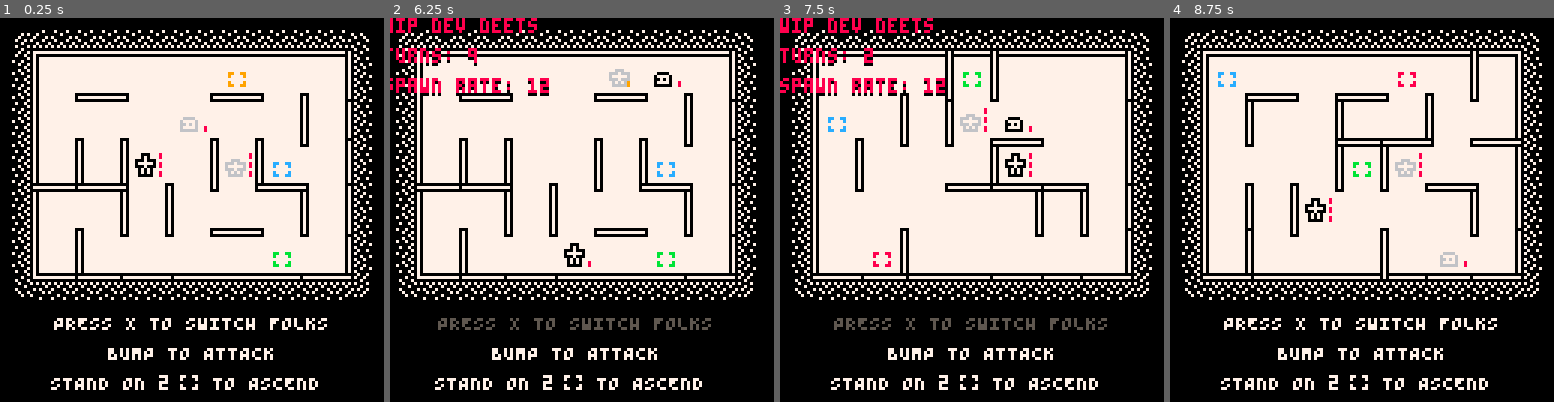
Above: before the commit, frames 1-4 (left to right).
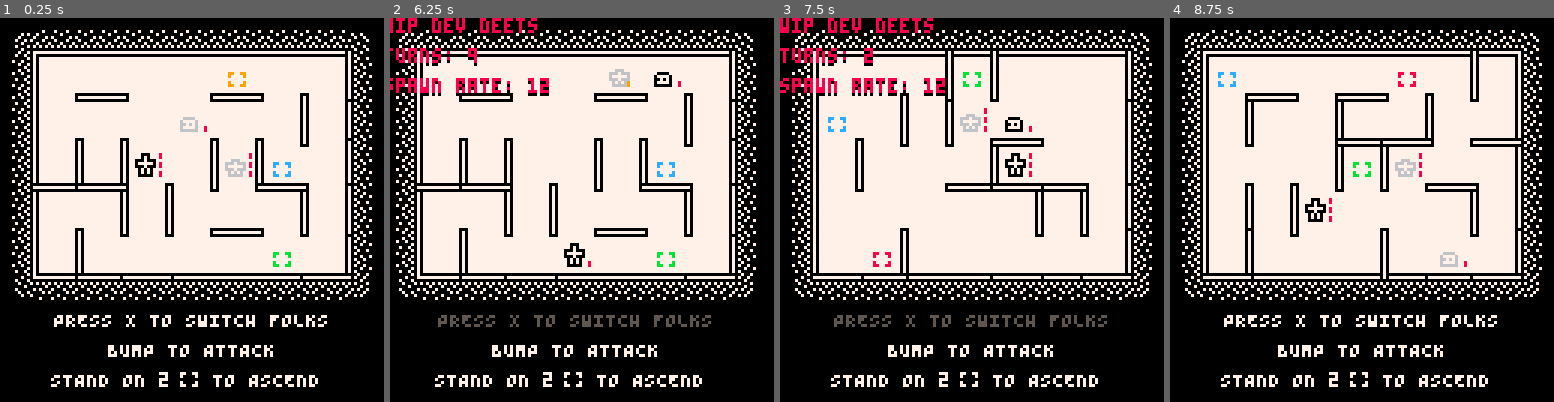
Above: after the commit, the same moments.

Repository: taylordolan/grid-folks
Game: PICO-8 cartridge grid_folks.p8
The game is run twice, just before and just after one commit, with the same random seed, the same clock (stepped at 60 frames per second) and the same inputs.
Inputs:
- Up to frame 1 (0.25 s): no input
- Up to frame 2 (6.25 s): tap X (X key) at 0.33, 1.07, 1.85, 2.97, 4.08, 5.2 s; tap O (Z key) at 0.7, 1.7, 2.1, 2.5, 2.9, 3.3, 3.7, 4.1, 4.5, 4.9, 5.3, 5.7, 6.1 s; hold Right 1.6-2.1 s; hold Up 2.15-2.42 s; hold Right 2.47-3.03 s; hold Left 3.08-3.58 s; hold Down 3.63-3.97 s; hold Right 4.02-4.68 s; hold Up 4.73-5.03 s; hold Left 5.08-5.68 s; hold Down 5.73-6.03 s; hold Right from 6.08 s (still down)
- Up to frame 3 (7.5 s): tap X (X key) at 6.32, 7.43 s; tap O (Z key) at 6.5, 6.9, 7.3 s; release Right at 6.58 s; hold Right 6.63-7.13 s; hold Up 7.18-7.45 s
- Up to frame 4 (8.75 s): hold Right 7.5-8.07 s; tap O (Z key) at 7.7, 8.1, 8.5 s; hold Left 8.12-8.62 s; tap X (X key) at 8.55 s; hold Down from 8.67 s (still down)

The runs differ from the first frame. In frame 1, 2.5% of the frame differs, in the area x 13-86%, y 77-97%; in frame 2, 2.5%; in frame 3, 2.5%; in frame 4, 2.5%.

Commit message:
adjust position of info area

Diff:
--- a/grid_folks.p8
+++ b/grid_folks.p8
@@ -15,7 +15,7 @@
 -- [x] fix flashing of threatened health
 -- [x] update enemy intro animations to match charge and num animations
 -- [x] add easing to pop animations
--- [ ] move info area up 1 or 2 pixels
+-- [x] move info area up 1 or 2 pixels
 -- [ ] add missing sounds
 -- [ ] remove instances of `for next in all()`?
 -- [ ] make grown sprites not block buttons
@@ -258,7 +258,7 @@
 	elseif p_turn == false then
 		if should_advance() then
 			if has_switched and has_bumped and has_advanced then
-				new_num_effect({26 + #(depth .. "") * 4,99}, -1, 007, 000)
+				new_num_effect({26 + #(depth .. "") * 4, 98}, -1, 007, 000)
 			end
 			add_button()
 			refresh_walls()
@@ -376,7 +376,7 @@
 			msg = small("you escaped! +100 gold")
 		end
 		local msg_x = 65 - (#msg * 4) / 2
-		local msg_y = 99
+		local msg_y = 98
 		print(msg, msg_x, msg_y, 007)
 		-- line 2
 		if depth != 0 then
@@ -399,7 +399,7 @@
 
 		local _a = small("press x to switch folks")
 		local _x = 64 - #_a*2
-		local _y = 99
+		local _y = 98
 		print(_a, _x, _y, has_switched and 005 or 007)
 
 		local _a = small("bump to attack")
@@ -422,16 +422,16 @@
 		-- draw instructions area
 		-- depth
 		local msg = small("depth")
-		print(msg, 11, 99, 007)
-		print(depth, 34, 99, 007)
+		print(msg, 11, 98, 007)
+		print(depth, 34, 98, 007)
 		-- score
 		local text = small("gold")
 		local num = score .. ""
-		print(text, 118 - #text * 4, 99, 007)
-		print(num, 99 - #num * 4, 99, 007)
+		print(text, 118 - #text * 4, 98, 007)
+		print(num, 99 - #num * 4, 98, 007)
 		-- instructions
-		spr(032, 11, 108, 7, 2)
-		spr(039, 72, 108, 6, 2)
+		spr(032, 11, 107, 7, 2)
+		spr(039, 72, 107, 6, 2)
 	end
 
 	for next in all(effects) do
@@ -1458,7 +1458,7 @@
 				end
 			elseif _c.color == 009 then
 				score += 1
-				new_num_effect({91, 99}, 1, 009, 000)
+				new_num_effect({91, 98}, 1, 009, 000)
 			end
 			_c:kill()
 		end
